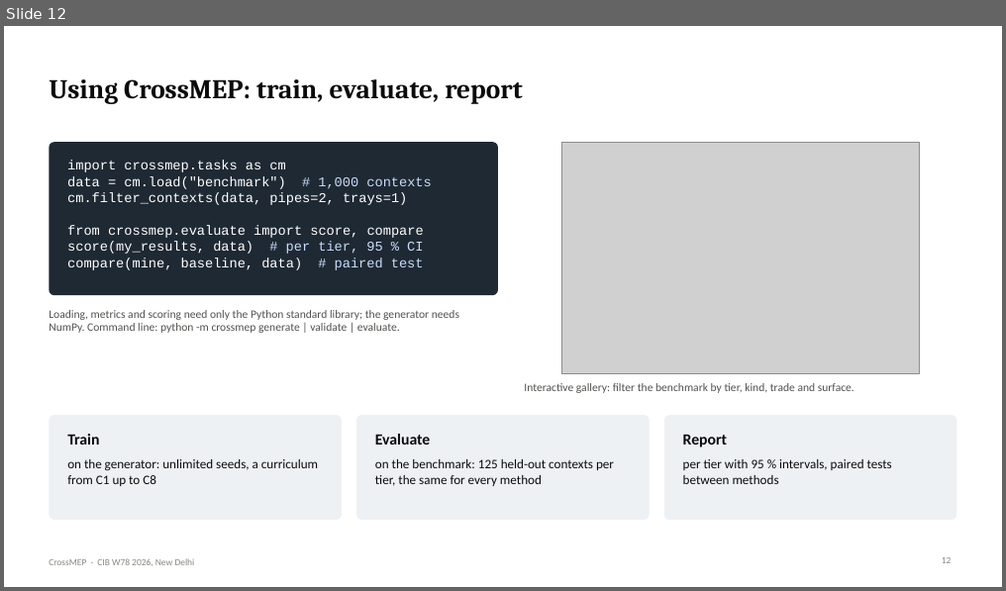
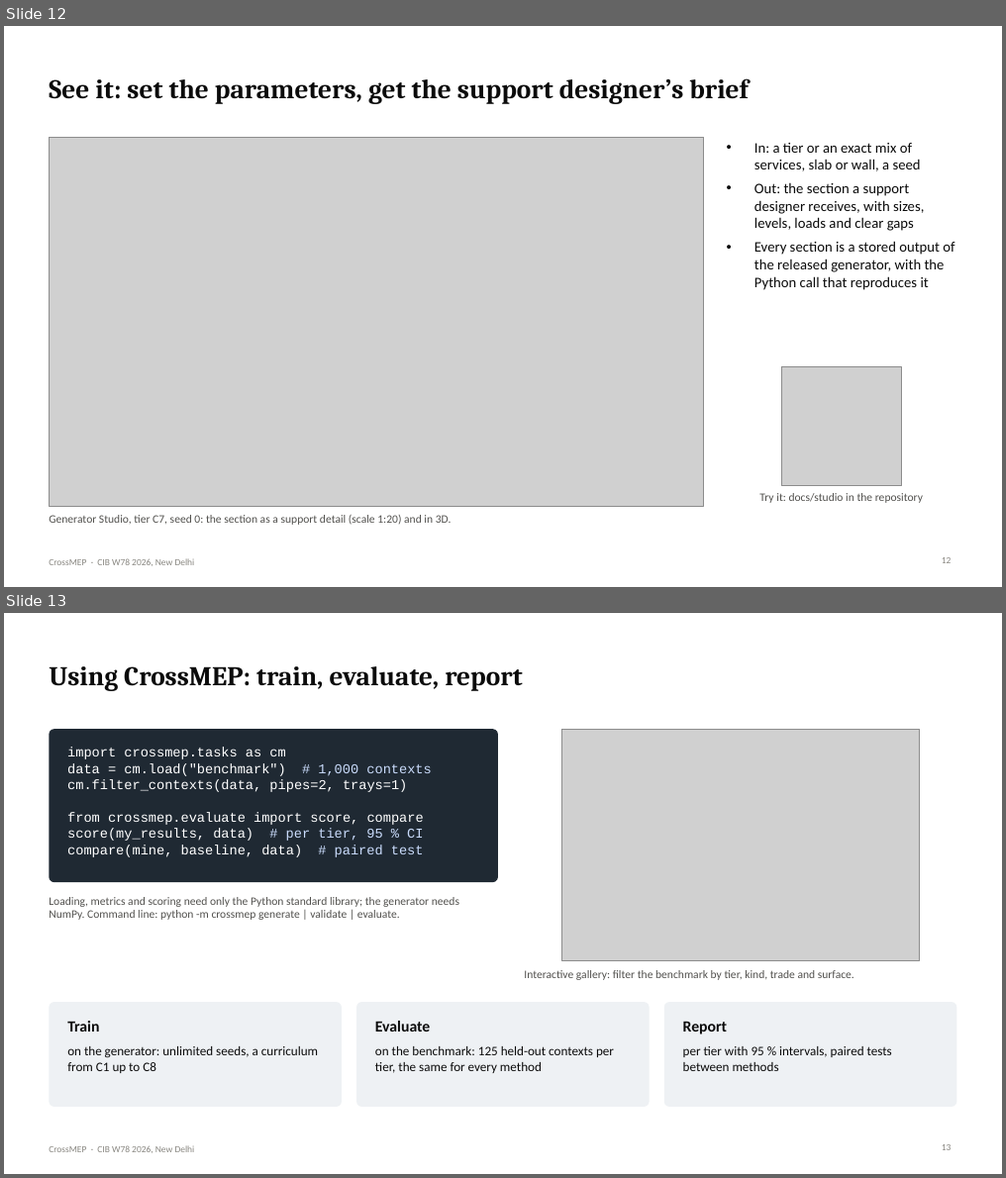
Before and after one commit to lavinia-ped/CrossMEP_Dataset, a slide deck: docs/CrossMEP_CIBW78_talk.pptx. Shown one above the other, each under a label of ours: slide 12 before the commit, slides 12 and 13 after it. The pictures are 1006x591 and 1006x1178 pixels, drawn with LibreOffice and Linux fonts; fonts in the diff are those of the drawing; grey boxes stand for pictures. Boxes give left, top, right and bottom in pixels: in the first picture for what was removed or moved away, otherwise in the second. Text is boxed around its words. In the diff, an @@ line names an element or a change of style, - is before the commit and + after.

Commit message:
Talk: studio demo slide, experiments framed by what they show
Experiment 1 is presented as a design check (the tier fixes the count; load and
congestion follow from the rules), Experiment 2 as the independent test (the gap
distribution was fitted on the duplex; the clinic was held out), Experiment 3 as
a use of the dataset. Slide 12 is a live demo of the Generator Studio with its
screenshot and a QR code as the fallback; the first appendix slide shows two
more studio sections. Script retimed to about 9.5 minutes, with answers to
'isn't Experiment 1 circular?' and 'was it tuned to the clinic?'.

scripts/screenshot_studio.js captures the studio for the deck; make_figures.py
writes the studio QR code. PPTX and PDF rebuilt.

```diff
--- a/docs/CrossMEP_CIBW78_talk.pptx
+++ b/docs/CrossMEP_CIBW78_talk.pptx
@@ slide 12 added at bbox=[4, 26, 1002, 587], background #FFFFFF; not listed: 1 template element that a slide beside it also shows @@
@@ title added at bbox=[49, 78, 747, 104], 26 pt, text #0B0B0B, bold @@
+See it: set the parameters, get the support designer’s brief
@@ picture added at bbox=[49, 137, 704, 506] @@
@@ text added at bbox=[754, 143, 954, 290], 14 pt, text #0B0B0B @@
+• In: a tier or an exact mix of services, slab or wall, a seed
+• Out: the section a support designer receives, with sizes, levels, loads and clear gaps
+• Every section is a stored output of the released generator, with the Python call that reproduces it
@@ picture added at bbox=[782, 367, 902, 486] @@
@@ text added at bbox=[759, 493, 923, 503], 11 pt, text #52514E @@
+Try it: docs/studio in the repository
@@ text added at bbox=[49, 515, 451, 525], 11 pt, text #52514E @@
+Generator Studio, tier C7, seed 0: the section as a support detail (scale 1:20) and in 3D.
@@ page number added at bbox=[942, 558, 951, 564], 9 pt, text #898781 @@
+12
@@ what was slide 12 is now slide 13 @@
```
Also in this commit, not shown: 3 slides changed, 1 other slide added, 11 other files.
